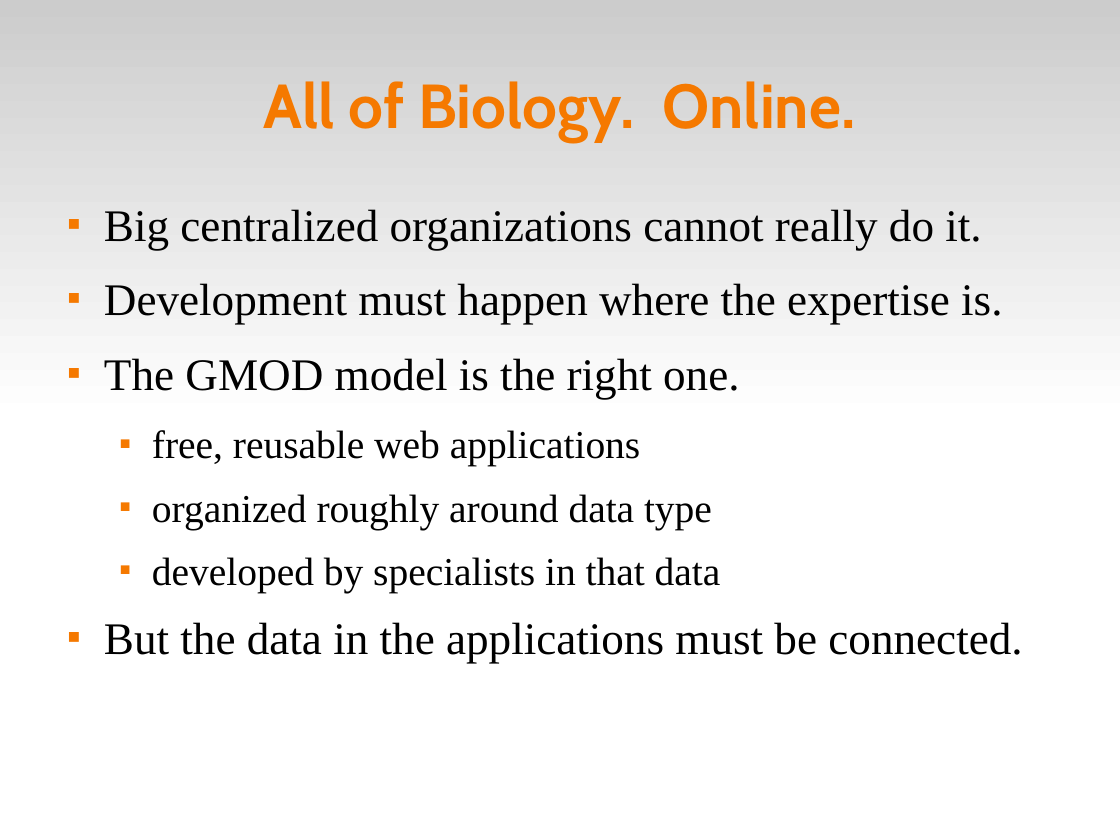
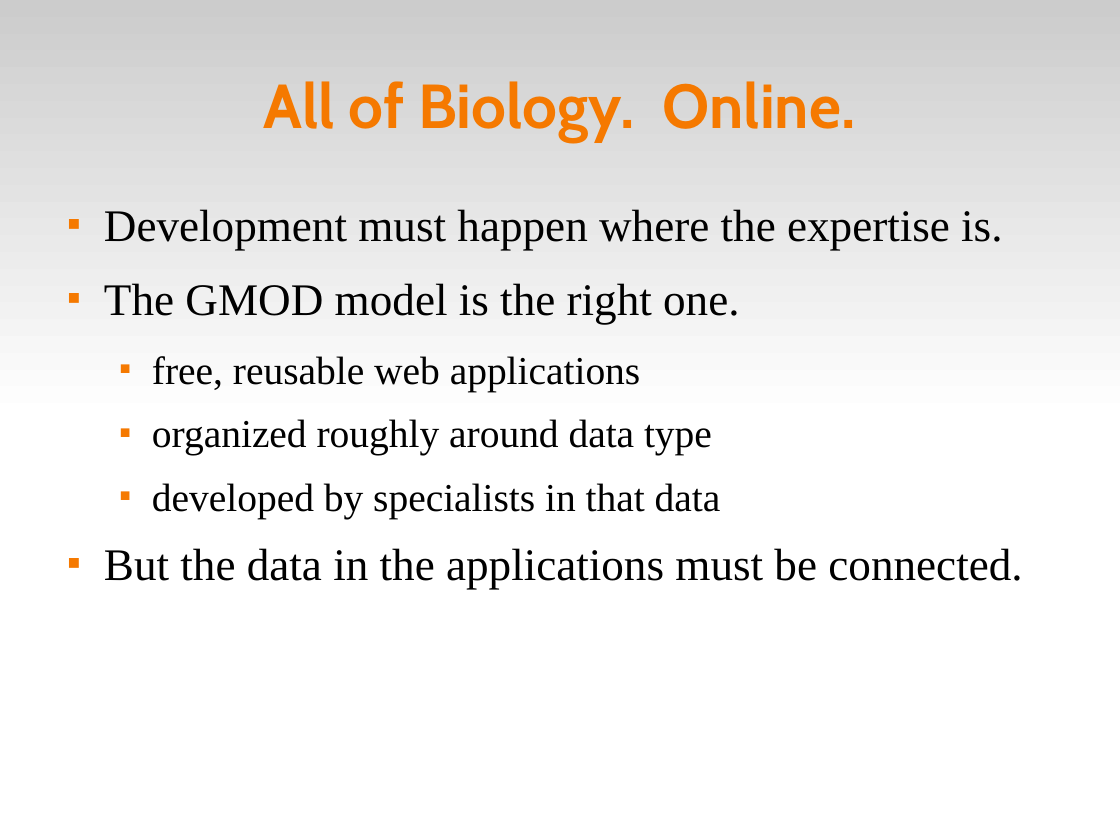
Before and after one commit to solgenomics/Ambikon, a slide deck: slide 3 of doc/presentations/ambikon_intro.odp. Drawn at 1120x840 pixels with LibreOffice and Linux fonts; fonts in the diff are those of the drawing. Boxes give left, top, right and bottom in pixels: in the first picture for what was removed or moved away, otherwise in the second. Text is boxed around its words. In the diff, an @@ line names an element or a change of style, - is before the commit and + after.

```diff
--- a/doc/presentations/ambikon_intro.odp
+++ b/doc/presentations/ambikon_intro.odp
@@ text at <box>104,209,981,250</box>: paragraph removed @@
-■ Big centralized organizations cannot really do it.
```
Also in this commit, not shown: 1 other slide changed.
